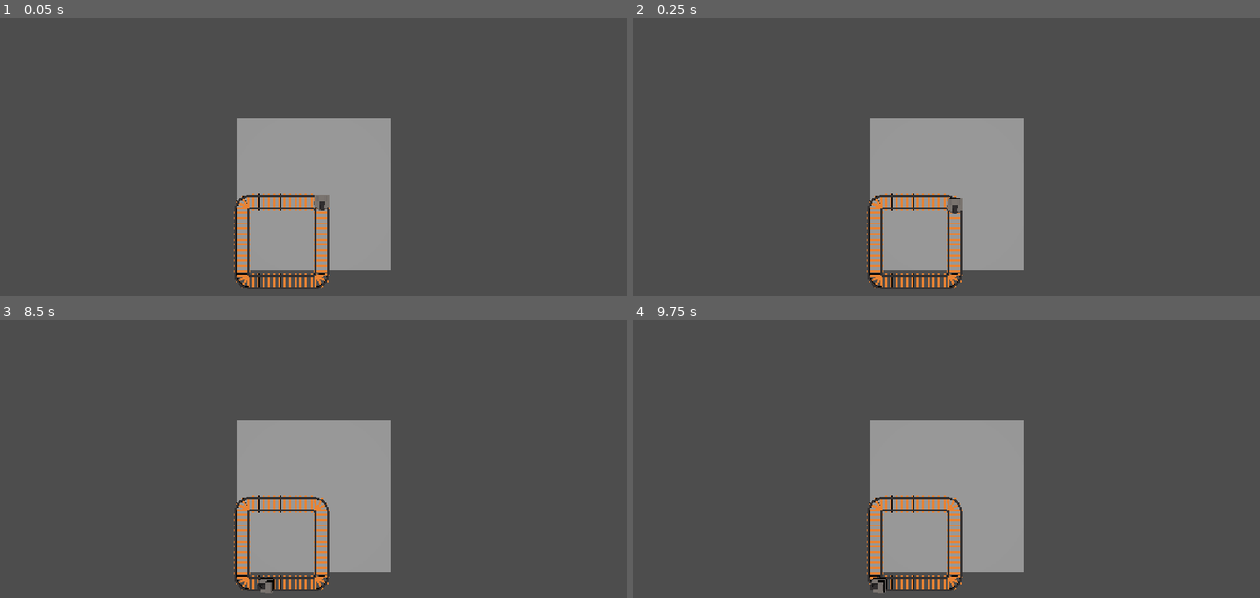
Above: before the commit, frames 1-4 (two rows, left to right).
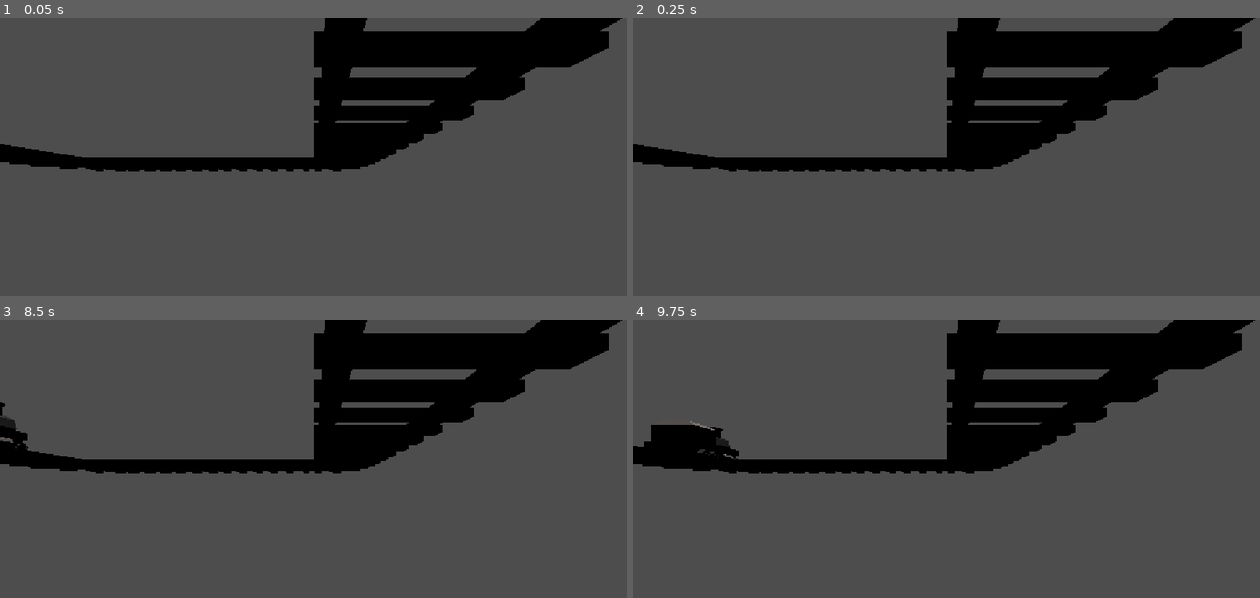
Above: after the commit, the same moments.

Repository: JoaoR090/godot-dev_de_jogos-2026-2
Game: Godot game, scene res://scenes/main.tscn
The game is run twice, just before and just after one commit, with the same random seed, the same clock (stepped at 60 frames per second) and the same inputs.
Inputs:
- Up to frame 1 (0.05 s): no input
- Up to frame 2 (0.25 s): no input
- Up to frame 3 (8.5 s): no input
- Up to frame 4 (9.75 s): no input

The runs differ from the first frame. In frame 1, 28% of the frame differs, in the area x 0-100%, y 0-98%; in frame 2, 28%; in frame 3, 28%; in frame 4, 29%, in the area x 0-100%, y 0-99%.

Commit message:
refaxtor: colocar camera no player

Diff:
--- a/scenes/main.tscn
+++ b/scenes/main.tscn
@@ -11,6 +11,7 @@
 
 [node name="Trem" parent="." unique_id=250326021 node_paths=PackedStringArray("trilhos") instance=ExtResource("1_tbgi4")]
 trilhos = NodePath("../Trilhos")
+direcao_inicial = 2
 
 [node name="Chao" parent="." unique_id=787760350 instance=ExtResource("2_tefeu")]
 
@@ -27,8 +28,5 @@
 tempo_inicial = 0.0
 criar_circuito_demo = true
 
-[node name="Camera3D" type="Camera3D" parent="." unique_id=672687609]
-transform = Transform3D(1, 0, 0, 0, 1.3113416e-07, 1, 0, -1, 1.3113416e-07, 0, 15, 0)
-
 [node name="DirectionalLight3D" type="DirectionalLight3D" parent="." unique_id=1630397822]
 transform = Transform3D(1, 0, 0, 0, 8.940697e-08, 1, 0, -1, 8.940697e-08, 0, 20, 0)
--- a/scenes/player.tscn
+++ b/scenes/player.tscn
@@ -3,3 +3,5 @@
 [node name="Player" type="Node3D" unique_id=1211023565]
 
 [node name="Sprite3D" type="Sprite3D" parent="." unique_id=1690538927]
+
+[node name="Camera3D" type="Camera3D" parent="." unique_id=1756516102]
Not shown, added: assets/3d models/Alavanca.glb.import
Not shown, added: assets/3d models/agua.glb.import
Not shown, added: assets/music/plains-old.mp3.import
Not shown, removed: assets/music/plains.mp3.import
Not shown, added: assets/music/planice-sem-trem.wav.import
Not shown, added: assets/music/planice-trem.wav.import
